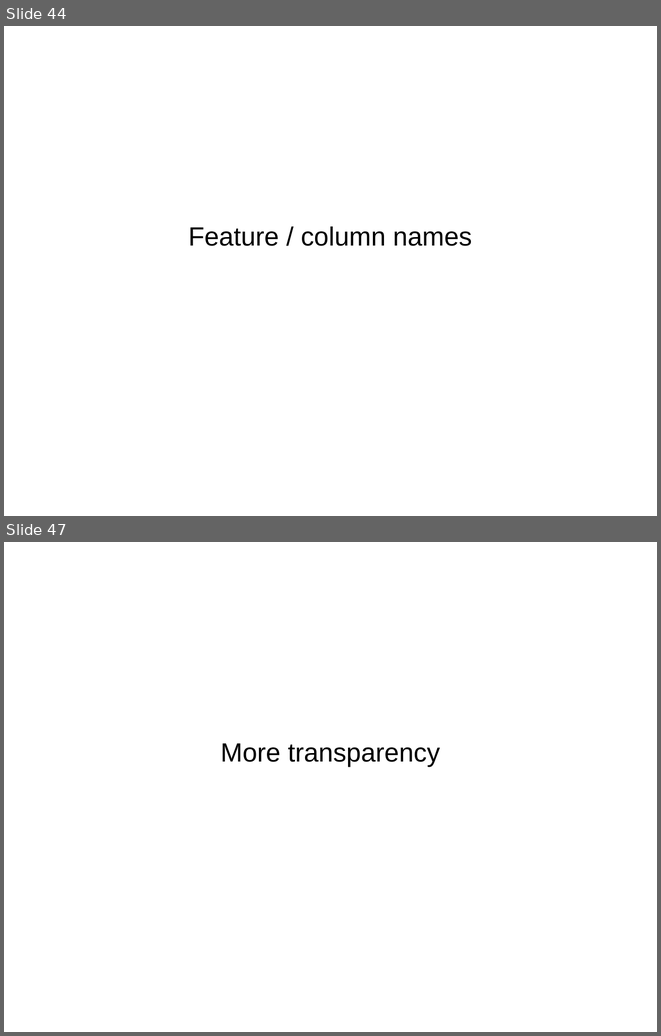
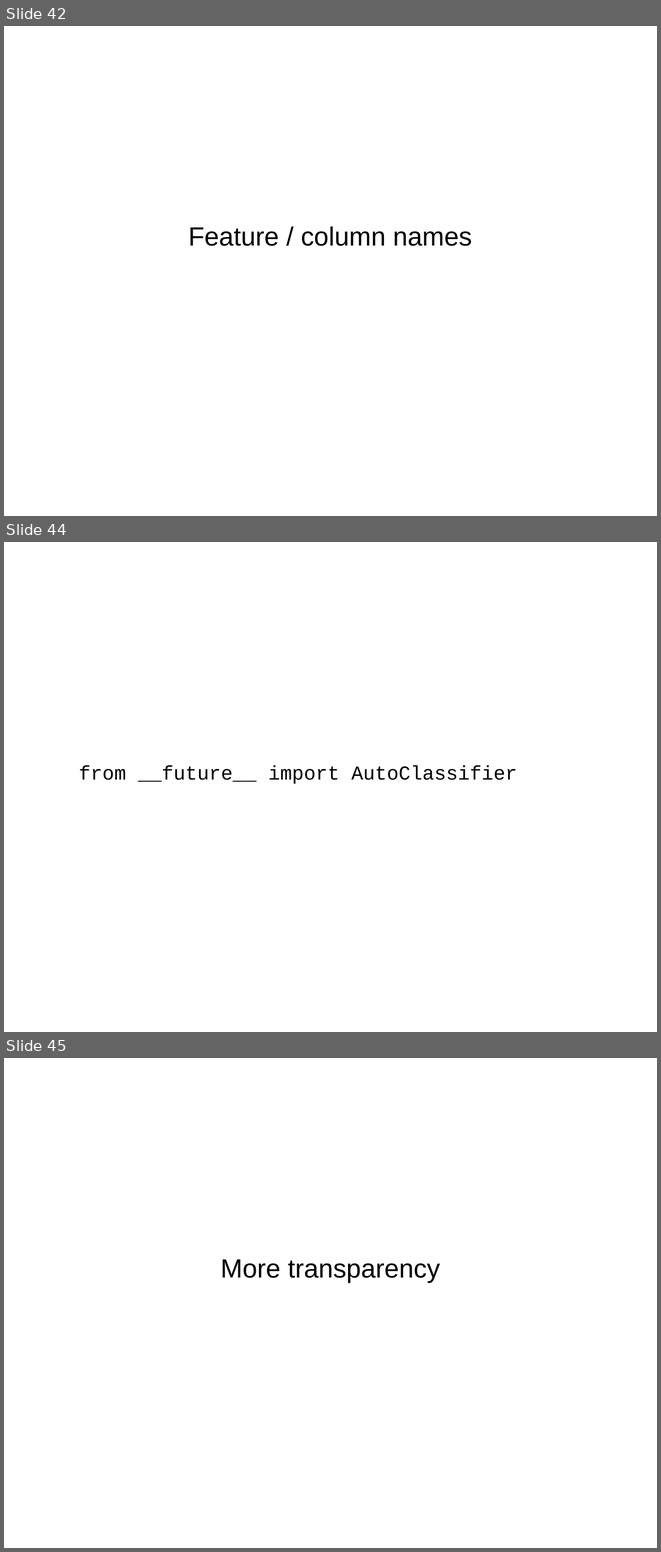
Before and after one commit to amueller/talks_odt, a slide deck: pycon_india_keynote.odp. Shown one above the other, each under a label of ours: slides 44 and 47 before the commit, slides 42, 44 and 45 after it; the slides between them are not shown. The pictures are 661x1036 and 661x1552 pixels, drawn with LibreOffice and Linux fonts; fonts in the diff are those of the drawing. Boxes give left, top, right and bottom in pixels: in the first picture for what was removed or moved away, otherwise in the second. Text is boxed around its words. In the diff, an @@ line names an element or a change of style, - is before the commit and + after.

```diff
--- a/pycon_india_keynote.odp
+++ b/pycon_india_keynote.odp
@@ slide 44 added at bbox=[4, 542, 657, 1032], background #FFFFFF @@
@@ text added at bbox=[79, 766, 517, 784], 24 pt, text #000000 @@
+from __future__ import AutoClassifier
@@ what was slide 44 is now slide 42 @@
@@ what was slide 47 is now slide 45 @@
```
Also in this commit, not shown: 1 slide changed, 7 other slides added, 10 slides removed.
